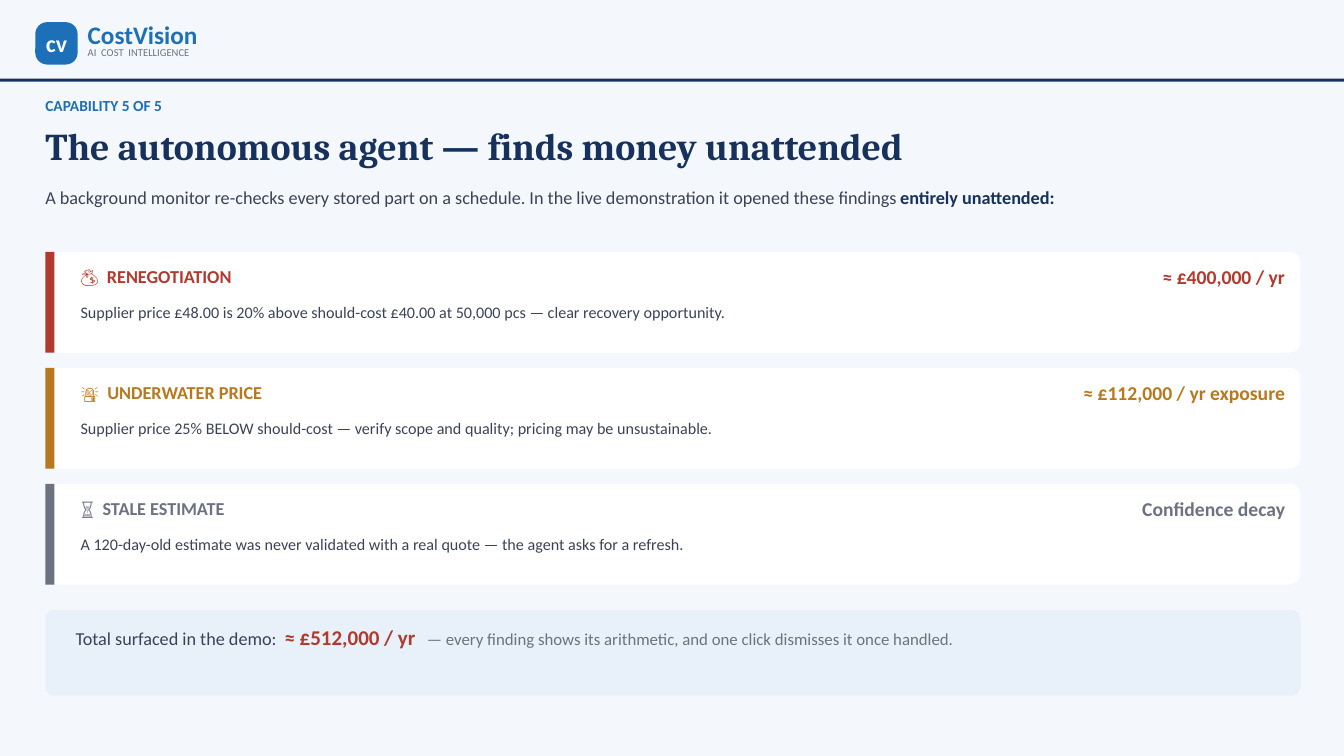
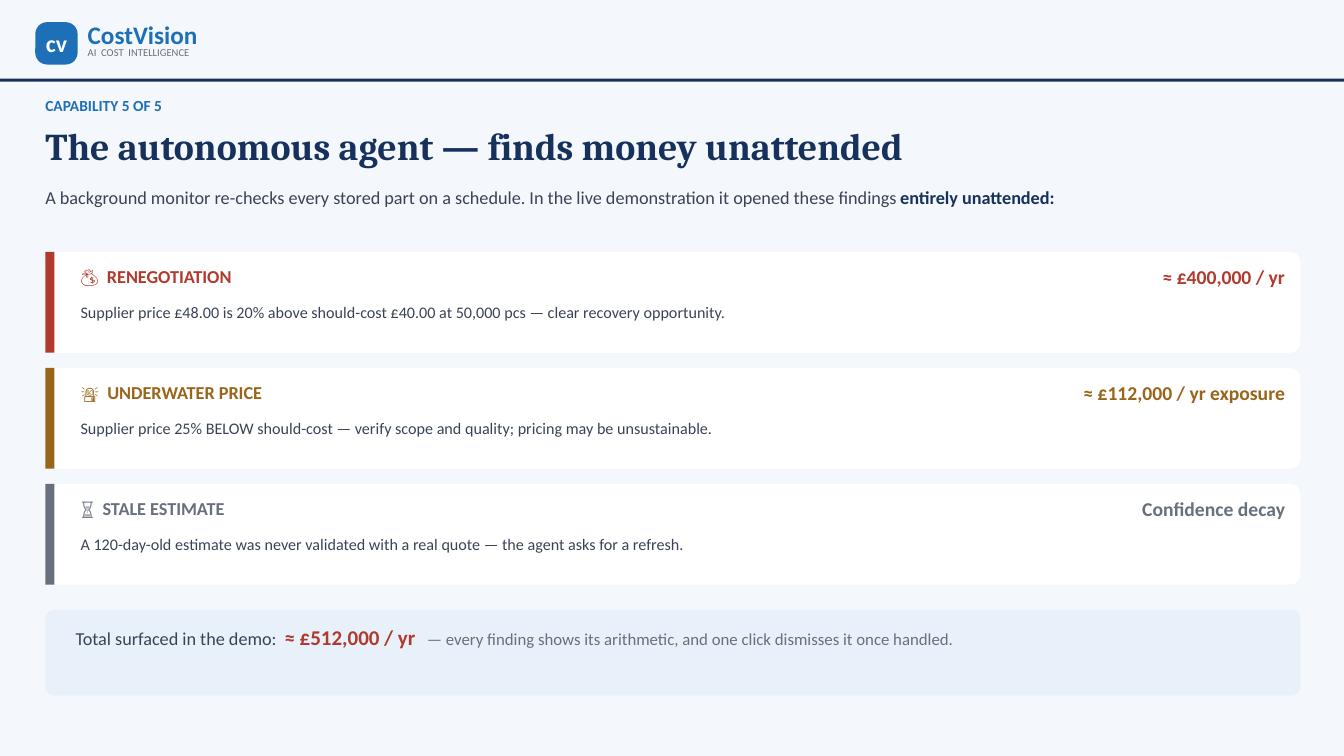
Before and after one commit to bhosaleavinash546/leamington-marathi, a slide deck: slide 9 of CostVision-Agentic-AI-Management-Presentation.pptx. Drawn at 1344x756 pixels with LibreOffice and Linux fonts; fonts in the diff are those of the drawing. Boxes give left, top, right and bottom in pixels: in the first picture for what was removed or moved away, otherwise in the second. Text is boxed around its words. In the diff, an @@ line names an element or a change of style, - is before the commit and + after.

```diff
--- a/CostVision-Agentic-AI-Management-Presentation.pptx
+++ b/CostVision-Agentic-AI-Management-Presentation.pptx
@@ rectangle at (x1=45, y1=368, x2=54, y2=469): fill #B7791F to #99651A @@
@@ text "🚨 UNDERWATER PRICE" at (x1=107, y1=387, x2=262, y2=399): text colour #B7791F to #99651A @@
@@ text "≈ £112,000 / yr exposure" at (x1=1098, y1=387, x2=1285, y2=403): text colour #B7791F to #99651A @@
```
Also in this commit, not shown: 21 other slides changed, 46 other files.
